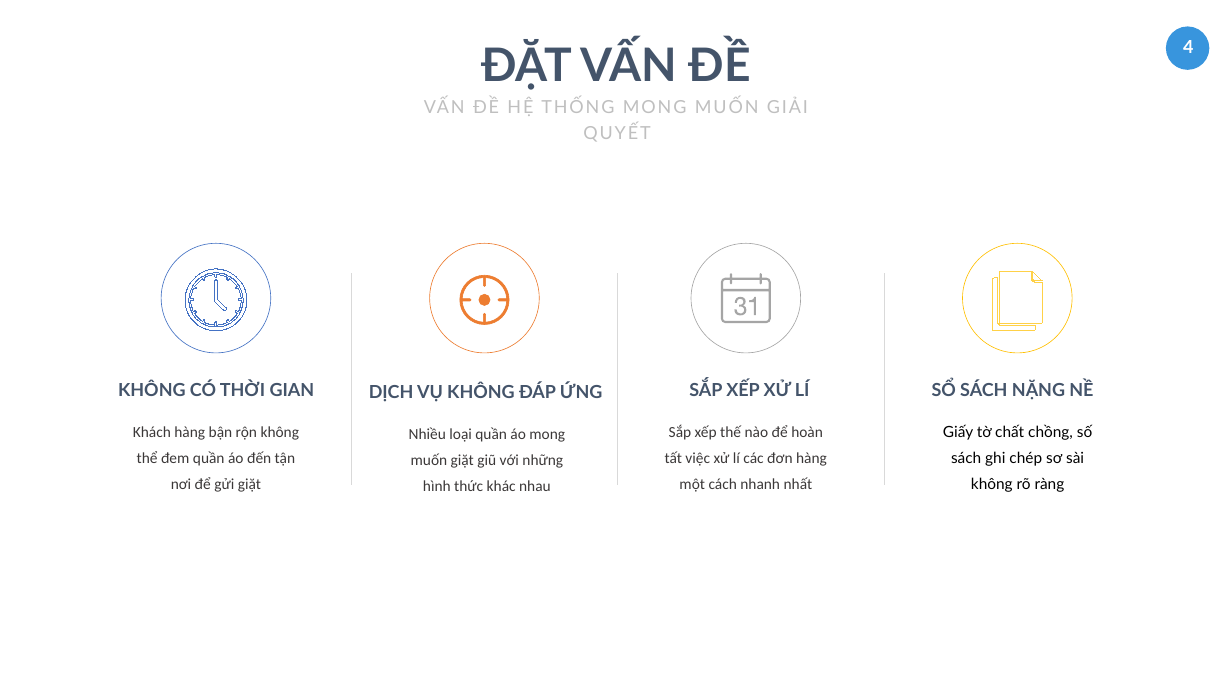
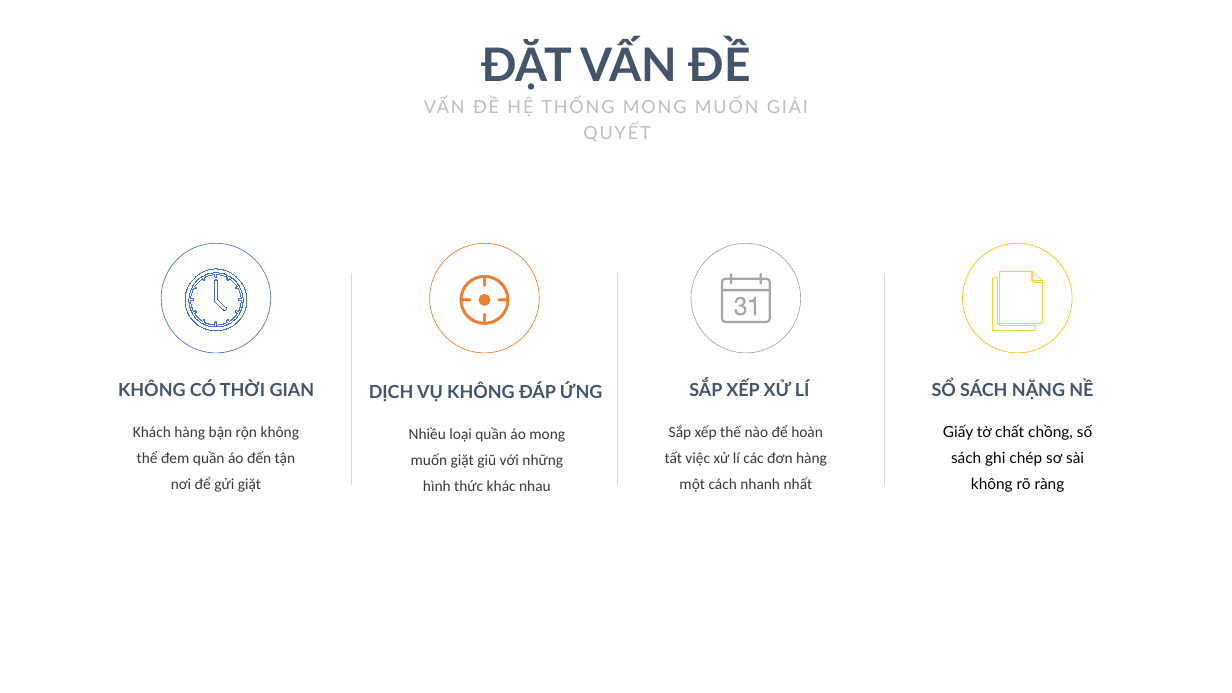
Before and after one commit to tranhoanghuan/Lu-n-v-n, a slide deck: slide 4 of baoCao/ppt_baocao/FREE Business Powerpoint Template.pptx. Drawn at 1232x693 pixels with LibreOffice and Linux fonts; fonts in the diff are those of the drawing. Boxes give left, top, right and bottom in pixels: in the first picture for what was removed or moved away, otherwise in the second. Text is boxed around its words. In the diff, an @@ line names an element or a change of style, - is before the commit and + after.

```diff
--- a/baoCao/ppt_baocao/FREE Business Powerpoint Template.pptx
+++ b/baoCao/ppt_baocao/FREE Business Powerpoint Template.pptx
@@ rectangle added at <box>1088,12,1220,133</box>, fill #FFFFFF @@
@@ ellipse removed at <box>1166,26,1209,70</box> @@
@@ page number removed at <box>1183,40,1193,53</box> @@
-4
```
Also in this commit, not shown: 3 other slides changed, 5 slides added.
